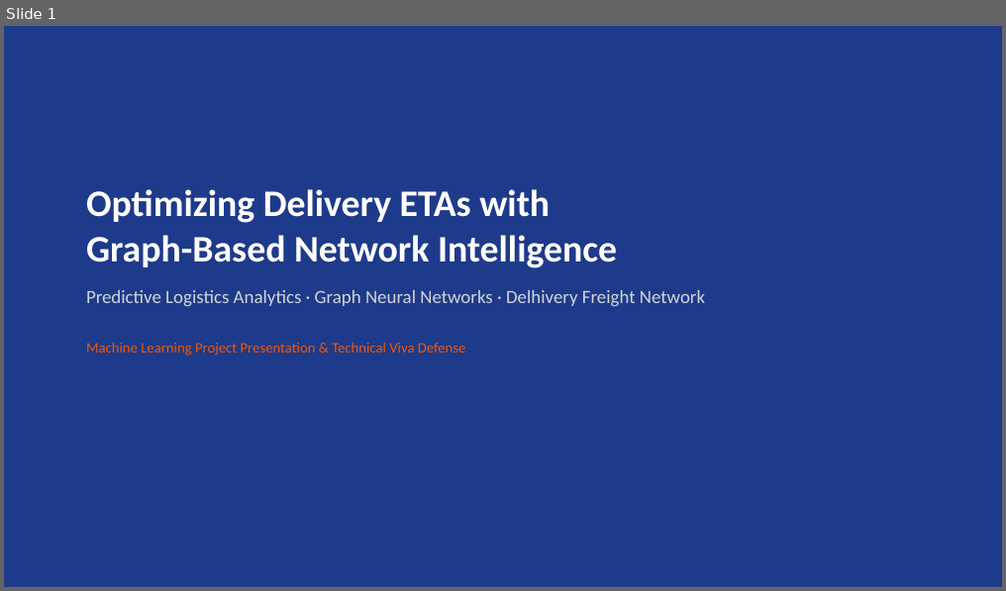
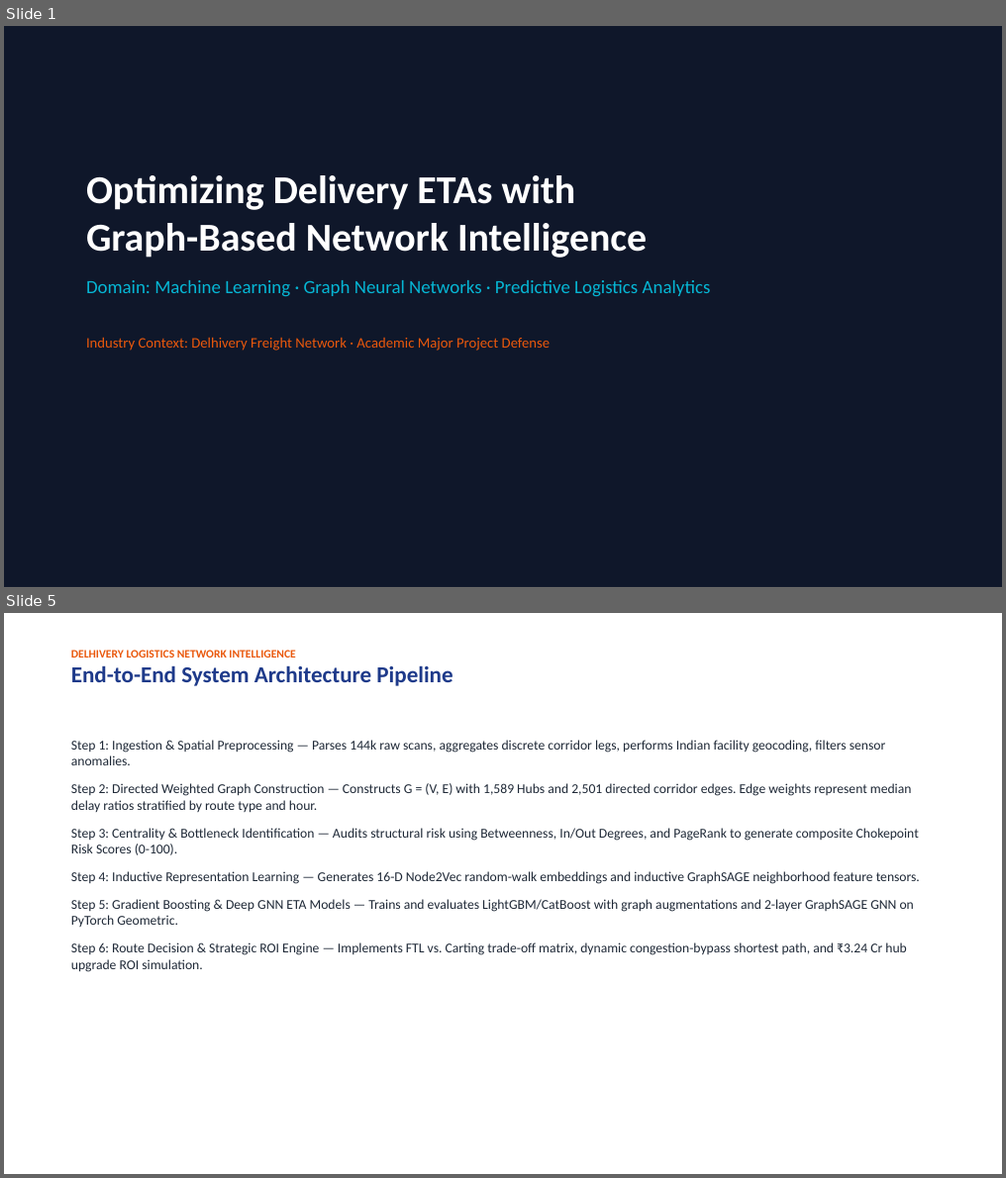
Before and after one commit to jaigoyal0000-dotcom/ML-Project-LOGISTIC-AI-, a slide deck: presentation_slides.pptx. Shown one above the other, each under a label of ours: slide 1 before the commit, slides 1 and 5 after it; the slides between them are not shown. The pictures are 1006x591 and 1006x1178 pixels, drawn with LibreOffice and Linux fonts; fonts in the diff are those of the drawing. Boxes give left, top, right and bottom in pixels: in the first picture for what was removed or moved away, otherwise in the second. Text is boxed around its words. In the diff, an @@ line names an element or a change of style, - is before the commit and + after.

```diff
--- a/presentation_slides.pptx
+++ b/presentation_slides.pptx
@@ slide 5 added at bbox=[4, 613, 1002, 1174], background #FFFFFF @@
@@ text added at bbox=[71, 650, 452, 686], 11 pt, text #EA580C, bold @@
+DELHIVERY LOGISTICS NETWORK INTELLIGENCE
+End-to-End System Architecture Pipeline
@@ text added at bbox=[71, 740, 920, 972], 13 pt, text #1F2937 @@
+Step 1: Ingestion & Spatial Preprocessing — Parses 144k raw scans, aggregates discrete corridor legs, performs Indian facility geocoding, filters sensor anomalies.
+Step 2: Directed Weighted Graph Construction — Constructs G = (V, E) with 1,589 Hubs and 2,501 directed corridor edges. Edge weights represent median delay ratios stratified by route type and hour.
+Step 3: Centrality & Bottleneck Identification — Audits structural risk using Betweenness, In/Out Degrees, and PageRank to generate composite Chokepoint Risk Scores (0-100).
+Step 4: Inductive Representation Learning — Generates 16-D Node2Vec random-walk embeddings and inductive GraphSAGE neighborhood feature tensors.
+Step 5: Gradient Boosting & Deep GNN ETA Models — Trains and evaluates LightGBM/CatBoost with graph augmentations and 2-layer GraphSAGE GNN on PyTorch Geometric.
+Step 6: Route Decision & Strategic ROI Engine — Implements FTL vs. Carting trade-off matrix, dynamic congestion-bypass shortest path, and ₹3.24 Cr hub upgrade ROI simulation.
@@ slide 1 changed as well @@
@@ rectangle at bbox=[4, 26, 1002, 587]: fill #1E3A8A to #0F172A @@
@@ text "Optimizing Delivery ETAs with Graph-Based ...": place and size @@
-text "Optimizing Delivery ETAs with Graph-Based ..." at bbox=[86, 189, 705, 356]
+text "Optimizing Delivery ETAs with Graph-Based ..." at bbox=[86, 175, 711, 351]
@@ text at bbox=[86, 175, 647, 258]: size 36 to 38 pt in "Optimizing Delivery ETAs with Graph-Based Network Intelligen ..." @@
@@ text at bbox=[86, 280, 711, 351]: text changed; text colour #D1D5DB to #06B6D4 @@
-Predictive Logistics Analytics · Graph Neural Networks · Delhivery Freight Network
-Machine Learning Project Presentation & Technical Viva Defense
+Domain: Machine Learning · Graph Neural Networks · Predictive Logistics Analytics
+Industry Context: Delhivery Freight Network · Academic Major Project Defense
```
Also in this commit, not shown: 3 other slides changed, 11 other slides added, 6 slides removed, 1 other file.
